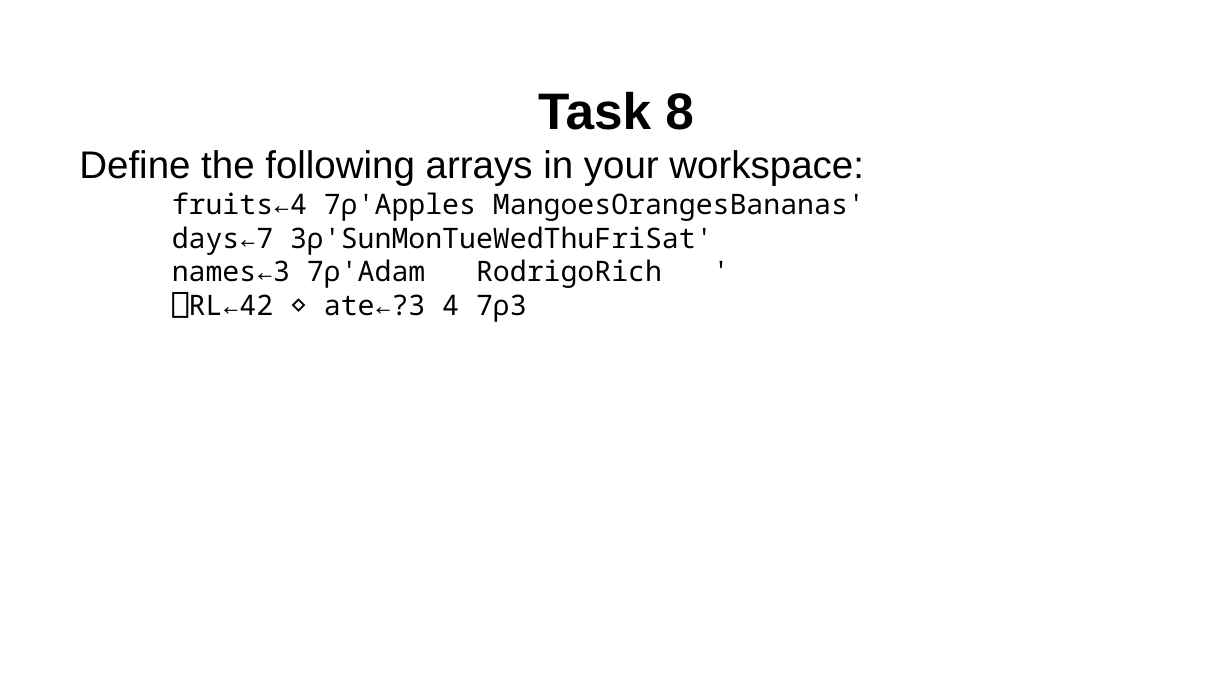
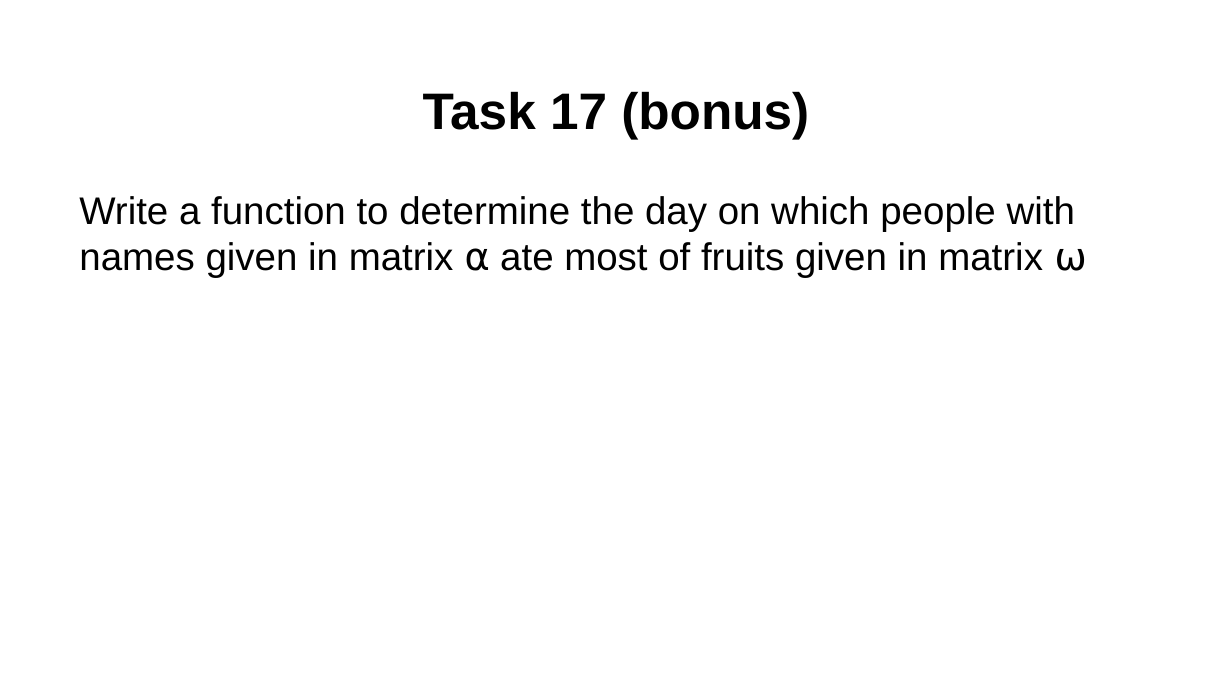
Before and after one commit to abrudz/tasks, a slide deck: slide 17 of tasks5.pptx (slide 8 before the commit). Drawn at 1232x693 pixels with LibreOffice and Linux fonts; fonts in the diff are those of the drawing. Boxes give left, top, right and bottom in pixels: in the first picture for what was removed or moved away, otherwise in the second. Text is boxed around its words. In the diff, an @@ line names an element or a change of style, - is before the commit and + after.

```diff
--- a/tasks5.pptx
+++ b/tasks5.pptx
@@ text at [79,91,1075,278]: text changed; size 22 to 30 pt; font Noto Sans Mono to Arial @@
-Task 8
-Define the following arrays in your workspace:
-fruits←4 7⍴'Apples MangoesOrangesBananas'
-days←7 3⍴'SunMonTueWedThuFriSat'
-names←3 7⍴'Adam RodrigoRich '
-⎕RL←42 ⋄ ate←?3 4 7⍴3
+Task 17 (bonus)
+Write a function to determine the day on which people with names given in matrix ⍺ ate most of fruits given in matrix ⍵
```
Also in this commit, not shown: 2 other slides changed, 14 slides added, 6 slides removed.
